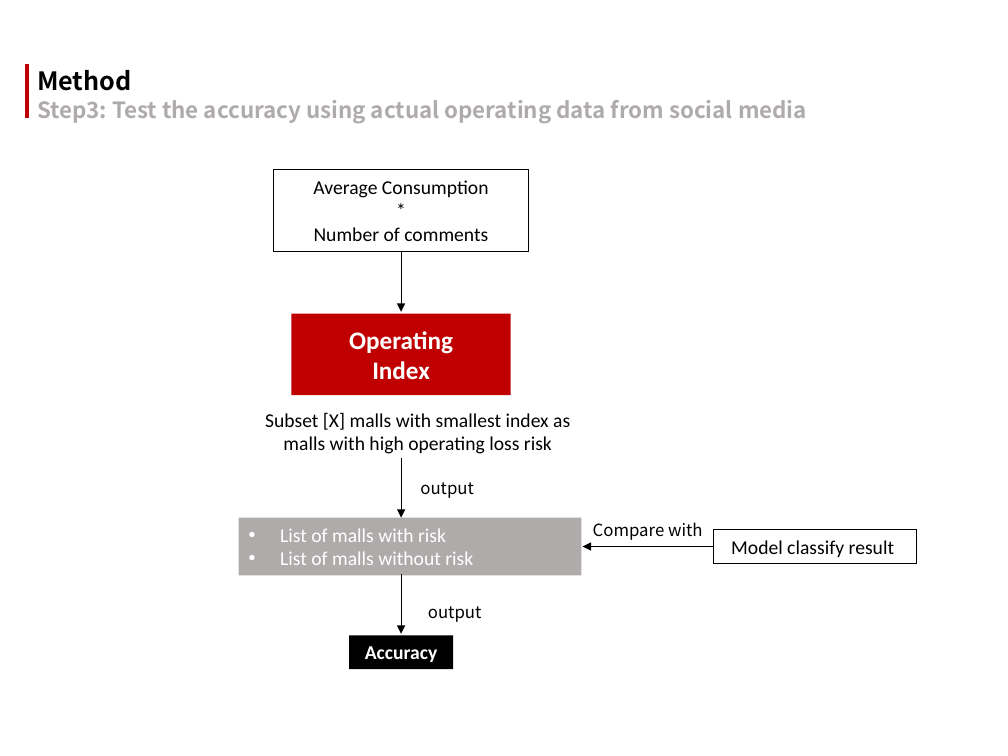
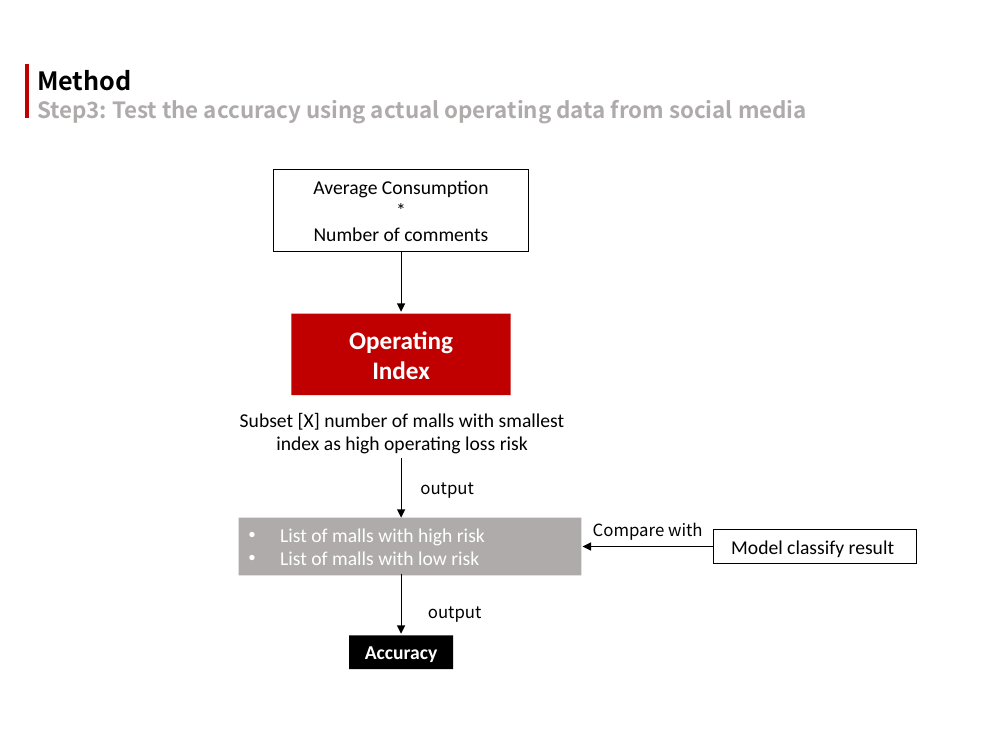
Before and after one commit to CPLN-680-Spring-2022/ChiZhang_OverbuiltRetail, a slide deck: slide 7 of Mid Point Pre.pptx. Drawn at 1008x756 pixels with LibreOffice and Linux fonts; fonts in the diff are those of the drawing. Boxes give left, top, right and bottom in pixels: in the first picture for what was removed or moved away, otherwise in the second. Text is boxed around its words. In the diff, an @@ line names an element or a change of style, - is before the commit and + after.

```diff
--- a/Mid Point Pre.pptx
+++ b/Mid Point Pre.pptx
@@ text at (x1=240, y1=412, x2=565, y2=454): text changed @@
-Subset [X] malls with smallest index as malls with high operating loss risk
+Subset [X] number of malls with smallest index as high operating loss risk
@@ text in rectangle at (x1=280, y1=528, x2=485, y2=565): text changed @@
-• List of malls with risk
-• List of malls without risk
+• List of malls with high risk
+• List of malls with low risk
```
Also in this commit, not shown: 5 other slides changed.
